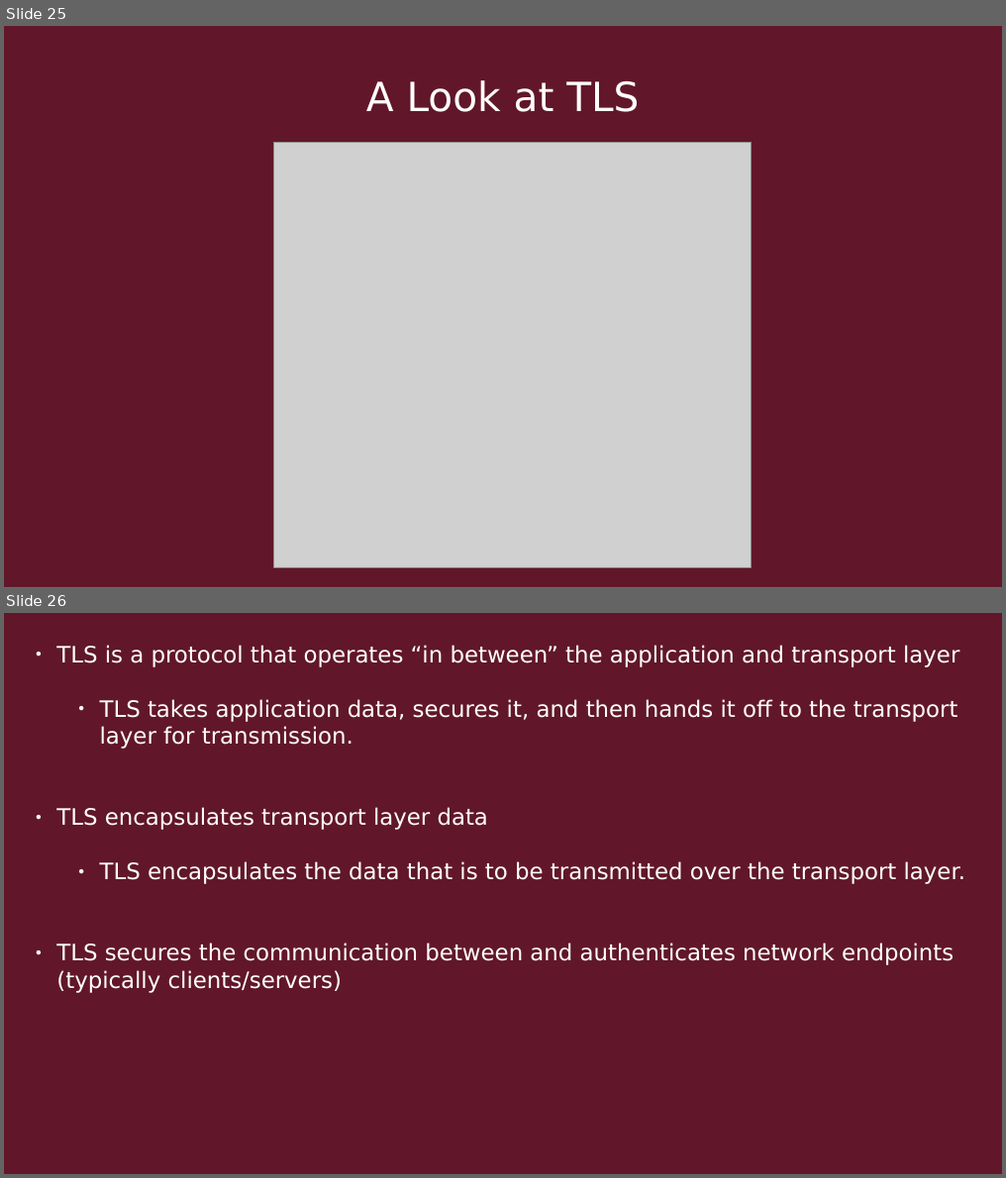
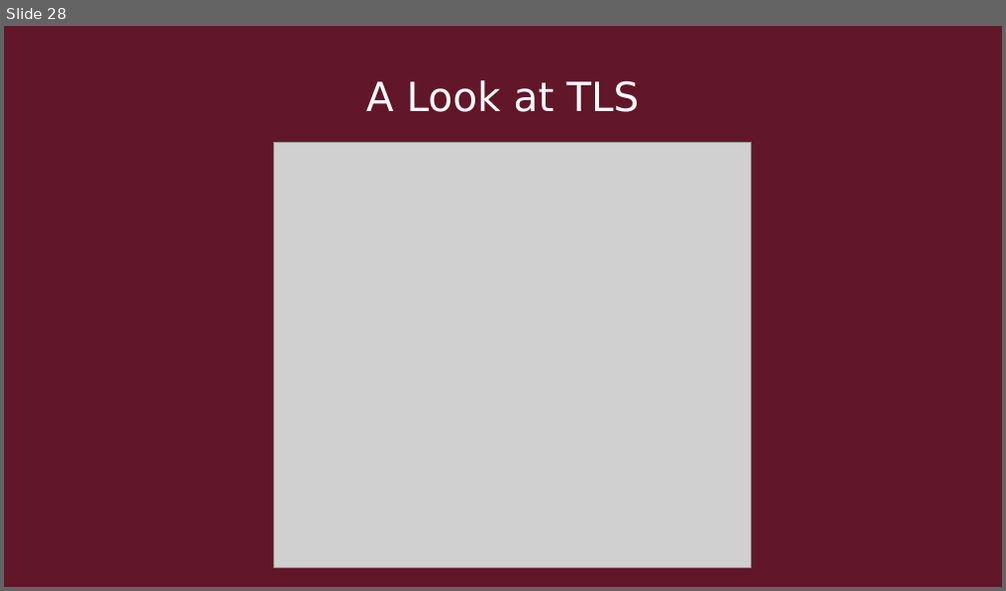
Before and after one commit to Quin-Darcy/seccom, a slide deck: presentation/cryptography_and_network_protocols.odp. Shown one above the other, each under a label of ours: slides 25 and 26 before the commit, slide 28 after it. The pictures are 1006x1178 and 1006x591 pixels, drawn with LibreOffice and Linux fonts; fonts in the diff are those of the drawing; grey boxes stand for pictures. Boxes give left, top, right and bottom in pixels: in the first picture for what was removed or moved away, otherwise in the second. Text is boxed around its words. In the diff, an @@ line names an element or a change of style, - is before the commit and + after.

```diff
--- a/presentation/cryptography_and_network_protocols.odp
+++ b/presentation/cryptography_and_network_protocols.odp
@@ slide 26 removed at [4,613,1002,1174], background #611729 @@
@@ text removed at [56,645,965,993] @@
-● TLS is a protocol that operates “in between” the application and transport layer
-    ● TLS takes application data, secures it, and then hands it off to the transport layer for transmission.
-● TLS encapsulates transport layer data
-    ● TLS encapsulates the data that is to be transmitted over the transport layer.
-● TLS secures the communication between and authenticates network endpoints (typically clients/servers)
@@ what was slide 25 is now slide 28 @@
```
Also in this commit, not shown: 7 slides changed, 4 slides added, 7 other slides removed, 1 other file.
